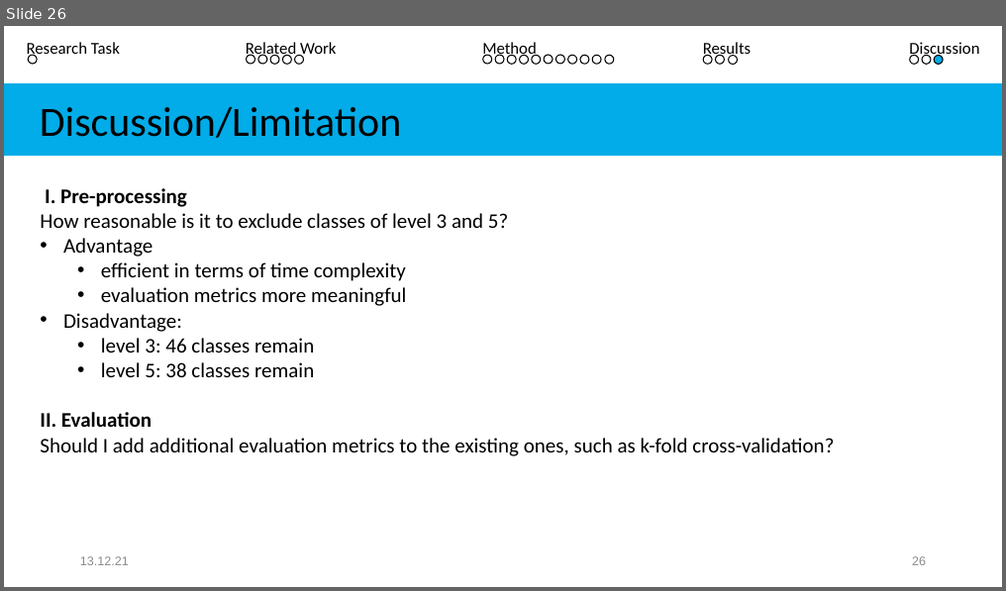
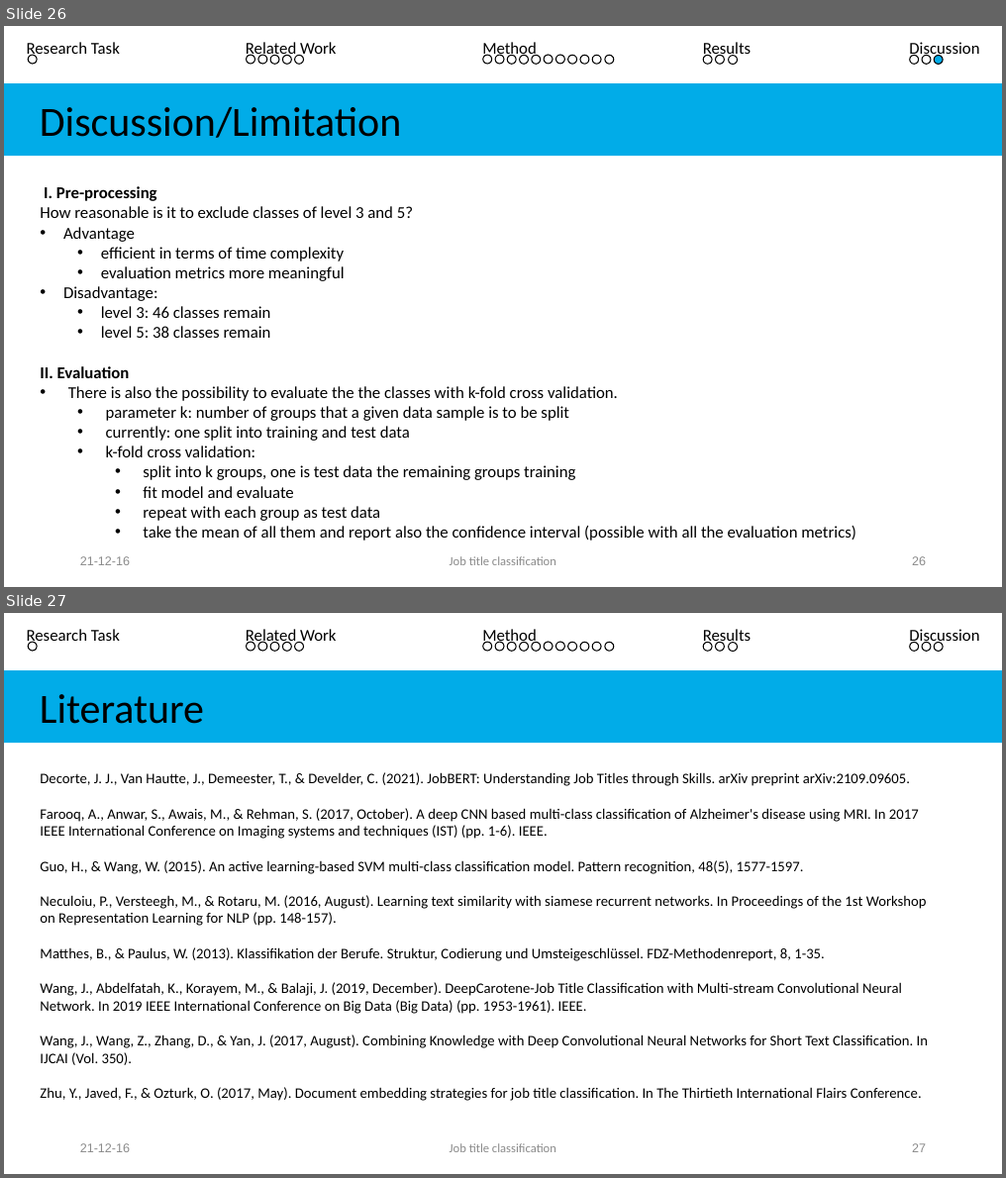
Before and after one commit to Rahkakavee/job-title-matching, a slide deck: presentation/Kolloquium.pptx. Shown one above the other, each under a label of ours: slide 26 before the commit, slides 26 and 27 after it. The pictures are 1006x591 and 1006x1178 pixels, drawn with LibreOffice and Linux fonts; fonts in the diff are those of the drawing. Boxes give left, top, right and bottom in pixels: in the first picture for what was removed or moved away, otherwise in the second. Text is boxed around its words. In the diff, an @@ line names an element or a change of style, - is before the commit and + after.

```diff
--- a/presentation/Kolloquium.pptx
+++ b/presentation/Kolloquium.pptx
@@ slide 27 added at <box>4,613,1002,1174</box>, background #FFFFFF @@
@@ text added at <box>27,629,120,645</box>, 16 pt, text #000000 @@
+Research Task
@@ ellipse added at <box>28,642,37,652</box>, outline #000000 1 pt @@
@@ text added at <box>246,629,336,645</box>, 16 pt, text #000000 @@
+Related Work
@@ ellipse added at <box>247,642,255,652</box>, outline #000000 1 pt @@
@@ ellipse added at <box>258,642,267,652</box>, outline #000000 1 pt @@
@@ ellipse added at <box>270,642,279,652</box>, outline #000000 1 pt @@
@@ ellipse added at <box>282,642,291,652</box>, outline #000000 1 pt @@
@@ ellipse added at <box>294,642,303,652</box>, outline #000000 1 pt @@
@@ text added at <box>482,629,537,645</box>, 16 pt, text #000000 @@
+Method
@@ ellipse added at <box>483,642,492,652</box>, outline #000000 1 pt @@
@@ ellipse added at <box>495,642,504,652</box>, outline #000000 1 pt @@
@@ ellipse added at <box>507,642,516,652</box>, outline #000000 1 pt @@
@@ ellipse added at <box>520,642,529,652</box>, outline #000000 1 pt @@
@@ ellipse added at <box>532,642,541,652</box>, outline #000000 1 pt @@
@@ ellipse added at <box>544,642,552,651</box>, outline #000000 1 pt @@
@@ ellipse added at <box>555,642,564,651</box>, outline #000000 1 pt @@
@@ ellipse added at <box>568,642,577,652</box>, outline #000000 1 pt @@
@@ ellipse added at <box>580,642,589,652</box>, outline #000000 1 pt @@
@@ ellipse added at <box>592,642,601,652</box>, outline #000000 1 pt @@
@@ ellipse added at <box>605,642,614,652</box>, outline #000000 1 pt @@
@@ text added at <box>703,629,750,645</box>, 16 pt, text #000000 @@
+Results
@@ ellipse added at <box>703,642,712,652</box>, outline #000000 1 pt @@
@@ ellipse added at <box>715,642,724,652</box>, outline #000000 1 pt @@
@@ ellipse added at <box>729,642,738,652</box>, outline #000000 1 pt @@
@@ text added at <box>909,629,979,645</box>, 16 pt, text #000000 @@
+Discussion
@@ ellipse added at <box>910,642,919,652</box>, outline #000000 1 pt @@
@@ ellipse added at <box>922,642,931,652</box>, outline #000000 1 pt @@
@@ ellipse added at <box>934,642,943,652</box>, outline #000000 1 pt @@
@@ rectangle added at <box>4,670,1002,744</box>, fill #01ACE8, 40 pt, text #000000 @@
+Literature
@@ text added at <box>40,772,928,1101</box>, 14 pt, text #000000 @@
+Decorte, J. J., Van Hautte, J., Demeester, T., & Develder, C. (2021). JobBERT: Understanding Job Titles through Skills. arXiv preprint arXiv:2109.09605.
+Farooq, A., Anwar, S., Awais, M., & Rehman, S. (2017, October). A deep CNN based multi-class classification of Alzheimer's disease using MRI. In 2017 IEEE International Conference on Imaging systems and techniques (IST) (pp. 1-6). IEEE.
+Guo, H., & Wang, W. (2015). An active learning-based SVM multi-class classification model. Pattern recognition, 48(5), 1577-1597.
+Neculoiu, P., Versteegh, M., & Rotaru, M. (2016, August). Learning text similarity with siamese recurrent networks. In Proceedings of the 1st Workshop on Representation Learning for NLP (pp. 148-157).
+Matthes, B., & Paulus, W. (2013). Klassifikation der Berufe. Struktur, Codierung und Umsteigeschlüssel. FDZ-Methodenreport, 8, 1-35.
+Wang, J., Abdelfatah, K., Korayem, M., & Balaji, J. (2019, December). DeepCarotene-Job Title Classification with Multi-stream Convolutional Neural Network. In 2019 IEEE International Conference on Big Data (Big Data) (pp. 1953-1961). IEEE.
+Wang, J., Wang, Z., Zhang, D., & Yan, J. (2017, August). Combining Knowledge with Deep Convolutional Neural Networks for Short Text Classification. In IJCAI (Vol. 350).
+Zhu, Y., Javed, F., & Ozturk, O. (2017, May). Document embedding strategies for job title classification. In The Thirtieth International Flairs Conference.
@@ text added at <box>80,1144,130,1153</box>, 12 pt, text #8C8C8C @@
+21-12-16
@@ text added at <box>450,1144,556,1153</box>, 12 pt, text #8C8C8C @@
+Job title classification
@@ page number added at <box>912,1144,926,1153</box>, 12 pt, text #8C8C8C @@
+27
@@ slide 26 changed as well @@
@@ text at <box>40,186,413,378</box>: size 20 to 16 pt in "I. Pre-processing", "How reasonable is it to exclude classes ...", "Advantage", "efficient in terms of time complexity" and 5 more places @@
@@ text at <box>68,386,856,541</box>: text changed; size 20 to 16 pt @@
-Should I add additional evaluation metrics to the existing ones, such as k-fold cross-validation?
+• There is also the possibility to evaluate the the classes with k-fold cross validation.
+  • parameter k: number of groups that a given data sample is to be split
+  • currently: one split into training and test data
+  • k-fold cross validation:
+    • split into k groups, one is test data the remaining groups training
+    • fit model and evaluate
+    • repeat with each group as test data
+    • take the mean of all them and report also the confidence interval (possible with all the evaluation metrics)
@@ text at <box>80,557,130,566</box>: text changed @@
-13.12.21
+21-12-16
@@ text added at <box>450,557,556,566</box>, 12 pt, text #8C8C8C @@
+Job title classification
```
Also in this commit, not shown: 32 other slides changed, 3 other slides added, 4 other files.
